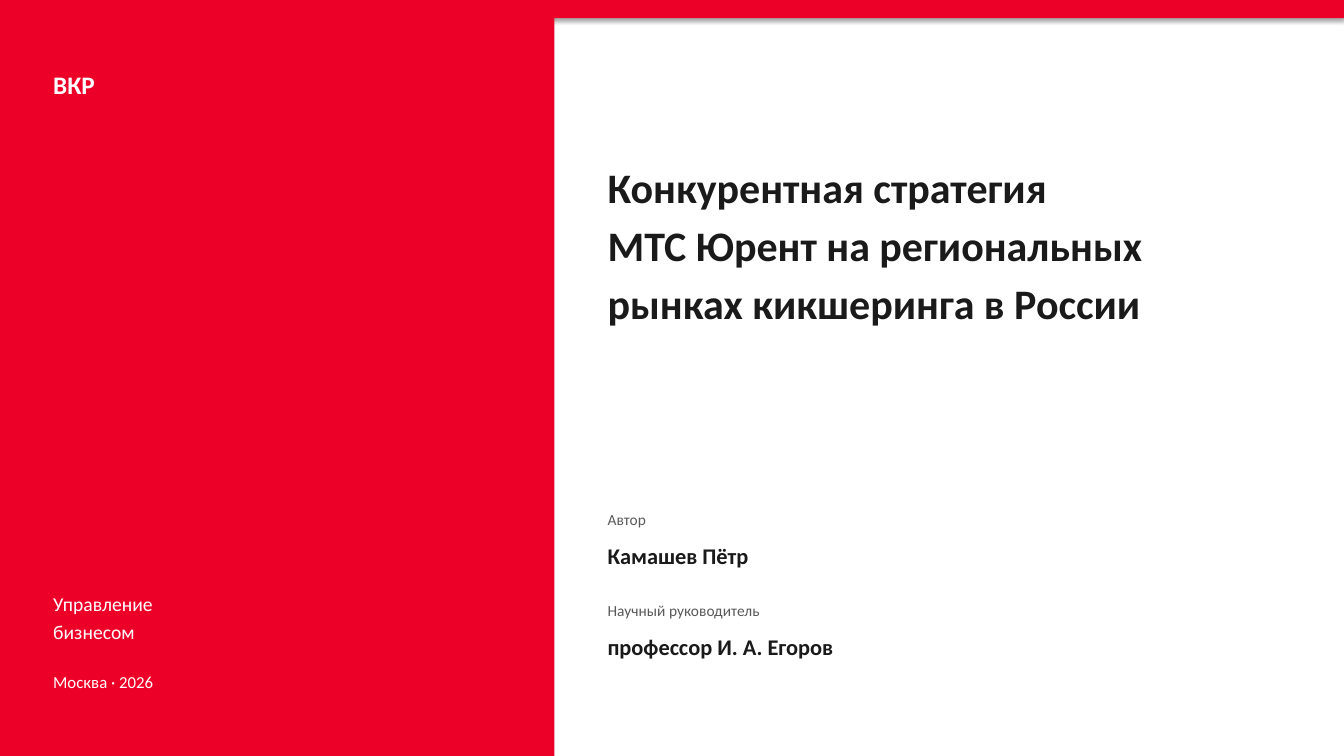
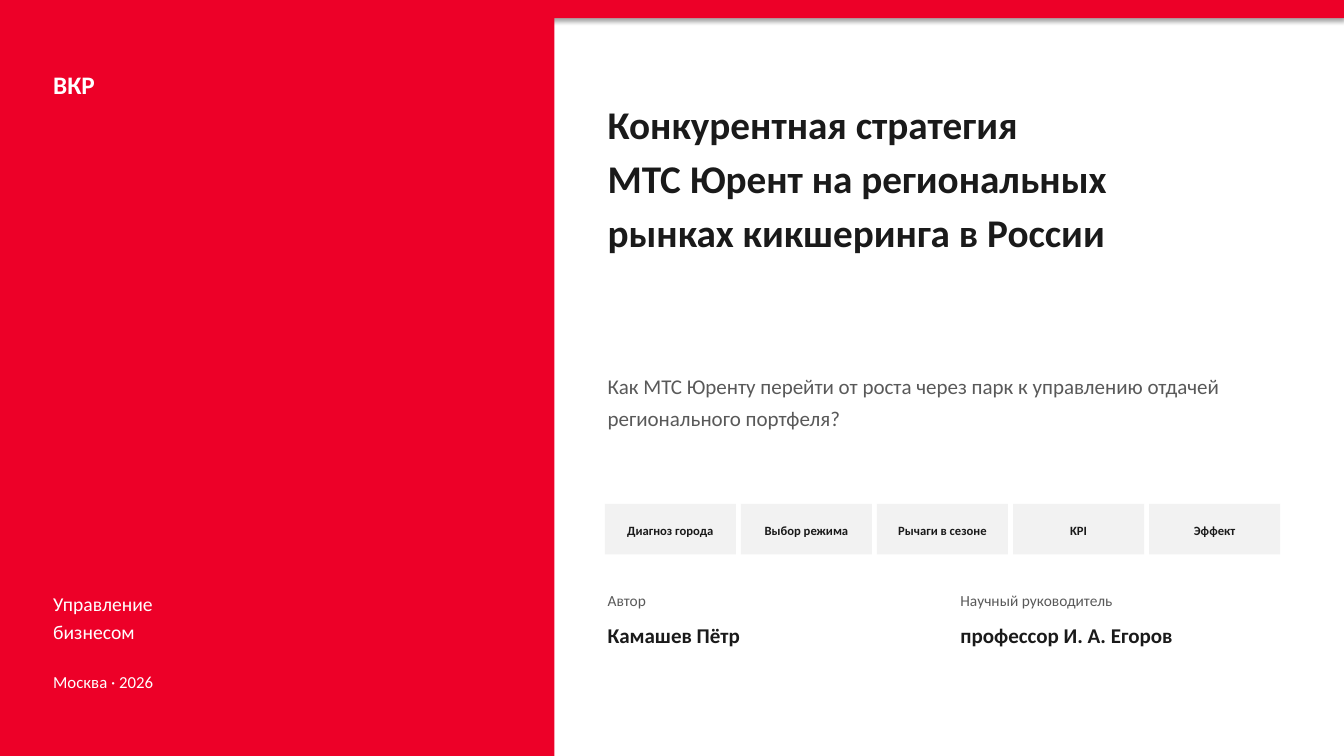
Before and after one commit to alalolop3-hue/-, a slide deck: slide 1 of vkr/VKR_presentation.pptx. Drawn at 1344x756 pixels with LibreOffice and Linux fonts; fonts in the diff are those of the drawing. Boxes give left, top, right and bottom in pixels: in the first picture for what was removed or moved away, otherwise in the second. Text is boxed around its words. In the diff, an @@ line names an element or a change of style, - is before the commit and + after.

```diff
--- a/vkr/VKR_presentation.pptx
+++ b/vkr/VKR_presentation.pptx
@@ text "Конкурентная стратегия": place and size @@
-text "Конкурентная стратегия" at box(608, 175, 1142, 326)
+text "Конкурентная стратегия" at box(608, 113, 1106, 253)
@@ text "Конкурентная стратегия" at box(608, 113, 1106, 253): size 30 to 28 pt @@
@@ text added at box(608, 380, 1219, 430), 15 pt, text #595959 @@
+Как МТС Юренту перейти от роста через парк к управлению отдачей регионального портфеля?
@@ rectangle added at box(605, 504, 736, 555), fill #F2F2F2 @@
@@ rectangle added at box(741, 504, 872, 555), fill #F2F2F2 @@
@@ rectangle added at box(877, 504, 1008, 555), fill #F2F2F2 @@
@@ rectangle added at box(1013, 504, 1144, 555), fill #F2F2F2 @@
@@ rectangle added at box(1149, 504, 1280, 555), fill #F2F2F2 @@
@@ text added at box(627, 526, 713, 537), 9 pt, text #1A1A1A, bold @@
+Диагноз города
@@ text added at box(765, 526, 848, 537), 9 pt, text #1A1A1A, bold @@
+Выбор режима
@@ text added at box(898, 526, 987, 535), 9 pt, text #1A1A1A, bold @@
+Рычаги в сезоне
@@ text added at box(1070, 526, 1087, 535), 9 pt, text #1A1A1A, bold @@
+KPI
@@ text added at box(1194, 526, 1235, 537), 9 pt, text #1A1A1A, bold @@
+Эффект
@@ text "Автор": place and size @@
-text "Автор" at box(608, 515, 646, 528)
+text "Автор" at box(608, 596, 646, 609)
@@ text "Научный руководитель": place and size @@
-text "Научный руководитель" at box(608, 605, 760, 619)
+text "Научный руководитель" at box(960, 595, 1113, 609)
@@ text "Камашев Пётр": place and size @@
-text "Камашев Пётр" at box(608, 549, 748, 568)
+text "Камашев Пётр" at box(608, 629, 740, 647)
@@ text "Камашев Пётр" at box(608, 629, 740, 647): size 16 to 15 pt @@
@@ text "профессор И. А. Егоров" at box(960, 628, 1173, 647): size 16 to 15 pt @@
@@ text "профессор И. А. Егоров": place and size @@
-text "профессор И. А. Егоров" at box(608, 639, 834, 659)
+text "профессор И. А. Егоров" at box(960, 628, 1173, 647)
```
Also in this commit, not shown: 13 other slides changed, 4 other files.
